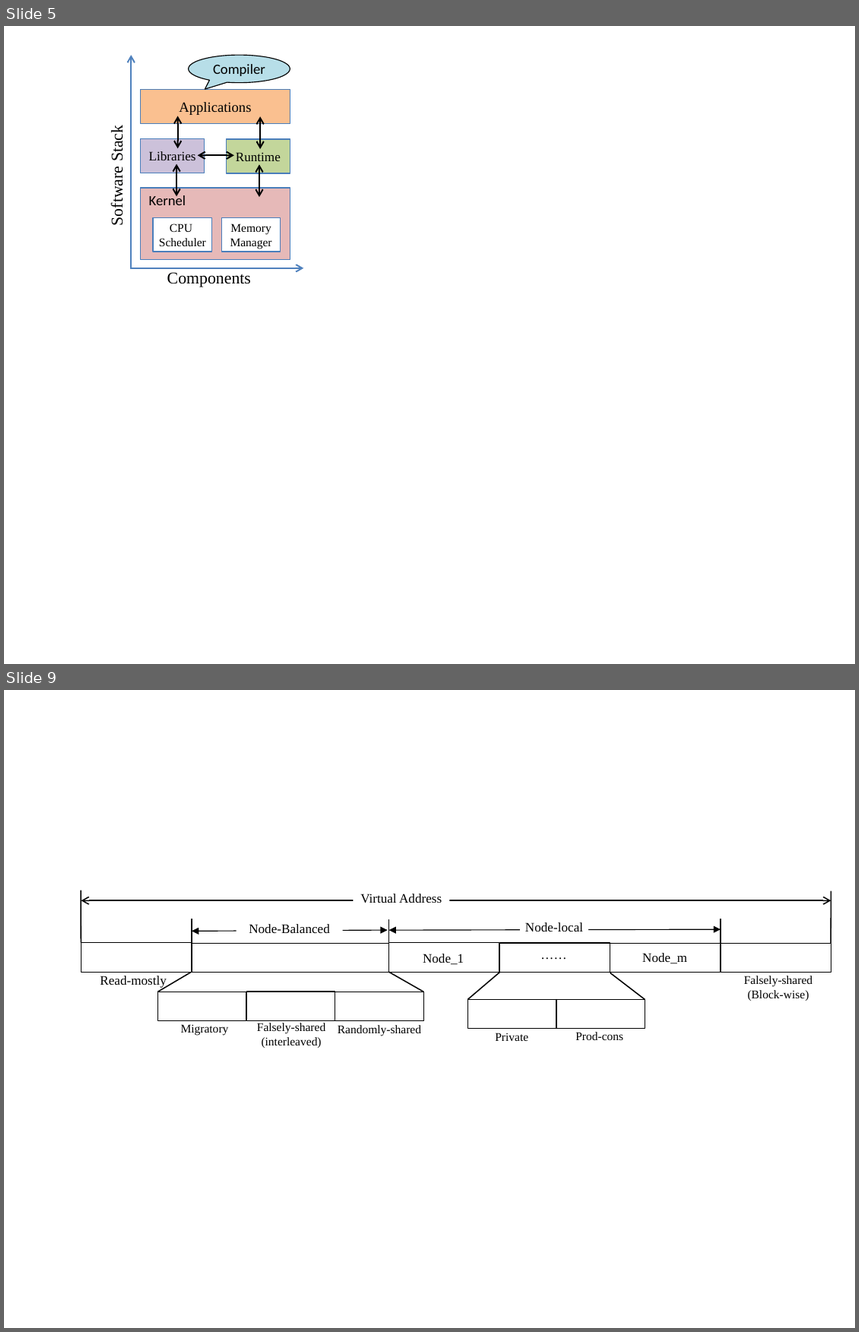
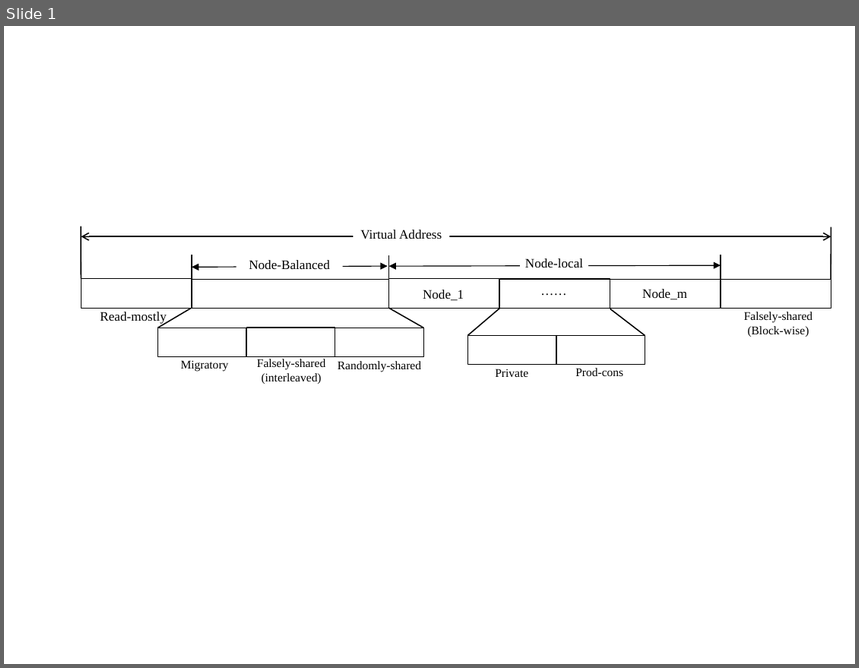
Before and after one commit to UTSASRG/numalloc, a slide deck: paper/figure/numalloc.pptx. Shown one above the other, each under a label of ours: slides 5 and 9 before the commit, slide 1 after it; the slides between them are not shown. The pictures are 859x1332 and 859x668 pixels, drawn with LibreOffice and Linux fonts; fonts in the diff are those of the drawing. Boxes give left, top, right and bottom in pixels: in the first picture for what was removed or moved away, otherwise in the second. Text is boxed around its words. In the diff, an @@ line names an element or a change of style, - is before the commit and + after.

```diff
--- a/paper/figure/numalloc.pptx
+++ b/paper/figure/numalloc.pptx
@@ slide 5 removed at (4,26,855,664), background #FFFFFF @@
@@ arrow removed from (131, 268) to (131, 55) @@
@@ speech bubble removed at (189,55,290,83) @@
-Compiler
@@ rectangle removed at (140,89,290,123) @@
-Applications
@@ double arrow removed from (177, 116) to (177, 148) @@
@@ double arrow removed from (260, 116) to (260, 149) @@
@@ text removed at (108,128,126,224) @@
-Software Stack
@@ rectangle removed at (140,139,204,173) @@
-Libraries
@@ rectangle removed at (226,139,290,173) @@
-Runtime
@@ double arrow removed from (197, 155) to (234, 155) @@
@@ double arrow removed from (177, 164) to (177, 196) @@
@@ double arrow removed from (259, 165) to (259, 197) @@
@@ rectangle removed at (140,188,290,259) @@
@@ text removed at (149,194,186,205) @@
-Kernel
@@ rectangle removed at (153,218,211,252) @@
-CPU
-Scheduler
@@ rectangle removed at (222,218,281,252) @@
-Memory
-Manager
@@ arrow removed from (131, 268) to (303, 268) @@
@@ text removed at (167,272,251,287) @@
-Components
@@ what was slide 9 is now slide 1 @@
```
Also in this commit, not shown: 4 slides added, 7 other slides removed, 9 other files.
